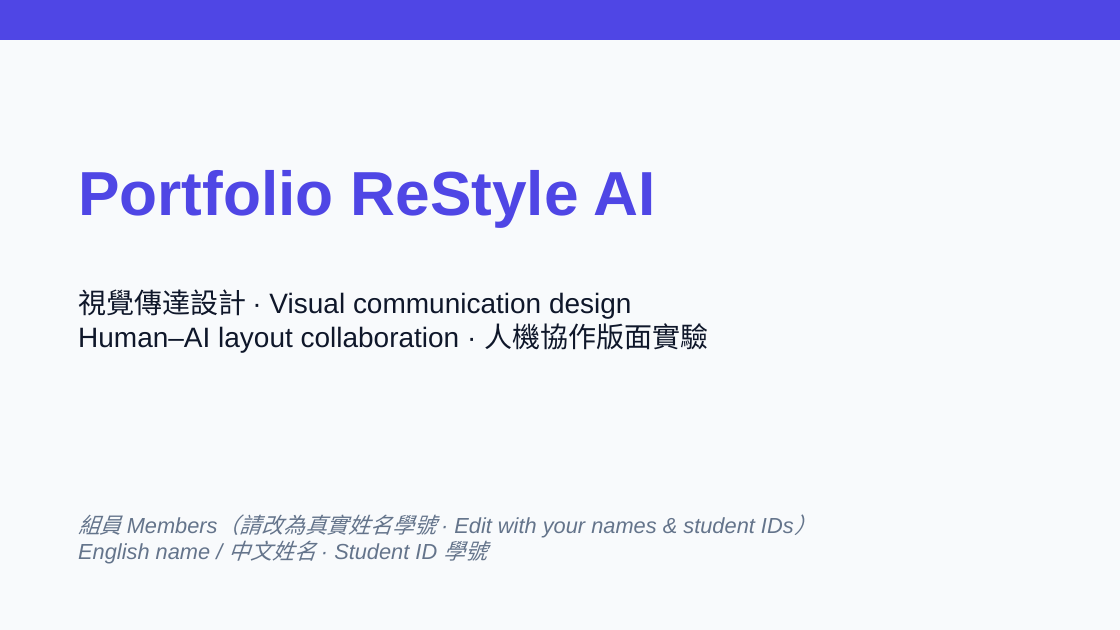
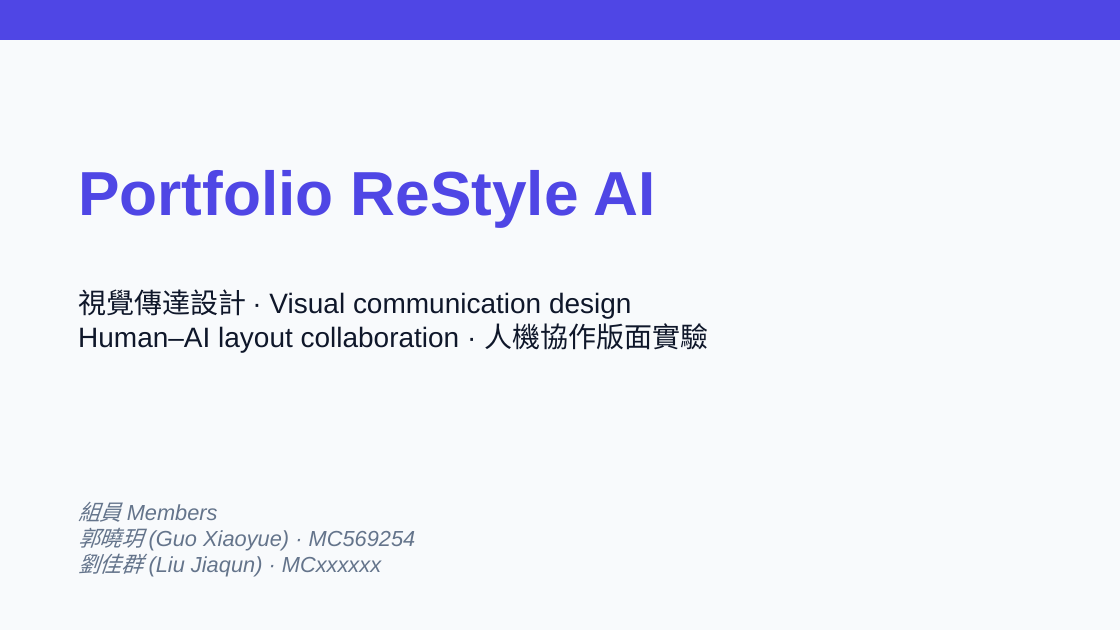
Before and after one commit to macaumonsoon/Portfolio-ReStyle-AI, a slide deck: slide 1 of presentation/Portfolio-ReStyle-AI-Design-Deck.pptx. Drawn at 1120x630 pixels with LibreOffice and Linux fonts; fonts in the diff are those of the drawing. Boxes give left, top, right and bottom in pixels: in the first picture for what was removed or moved away, otherwise in the second. Text is boxed around its words. In the diff, an @@ line names an element or a change of style, - is before the commit and + after.

```diff
--- a/presentation/Portfolio-ReStyle-AI-Design-Deck.pptx
+++ b/presentation/Portfolio-ReStyle-AI-Design-Deck.pptx
@@ text at <box>78,502,416,577</box>: text changed @@
-組員 Members（請改為真實姓名學號 · Edit with your names & student IDs）
-English name / 中文姓名 · Student ID 學號
+組員 Members
+郭曉玥 (Guo Xiaoyue) · MC569254
+劉佳群 (Liu Jiaqun) · MCxxxxxx
```
Also in this commit, not shown: 5 other slides changed, 1 other file.
